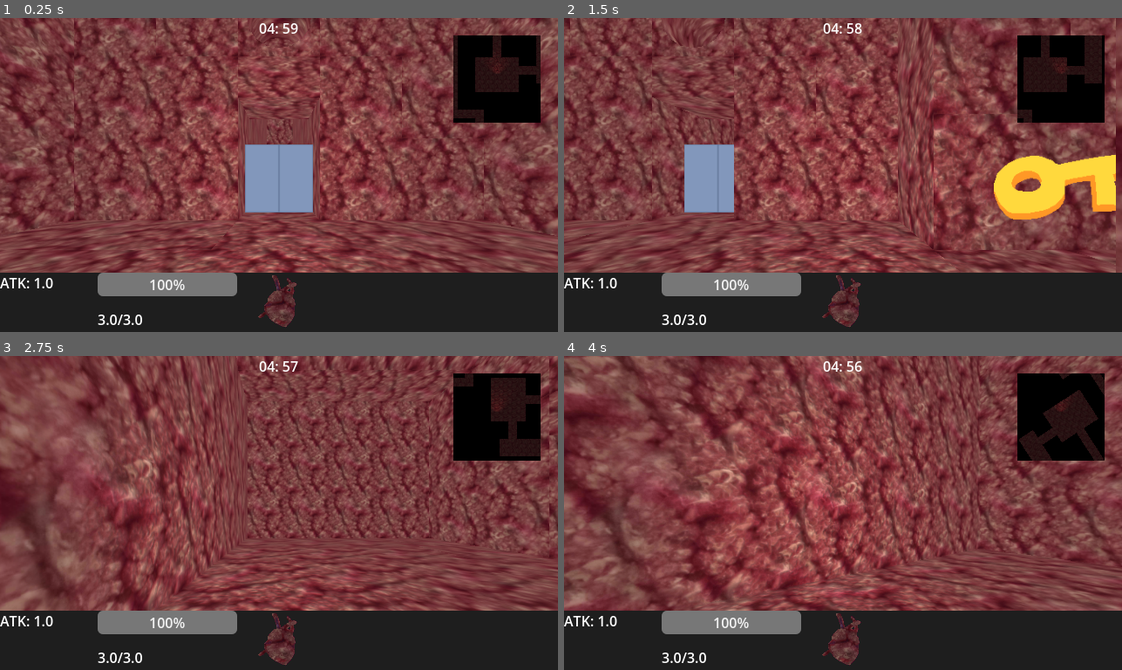
Above: before the commit, frames 1-4 (two rows, left to right).
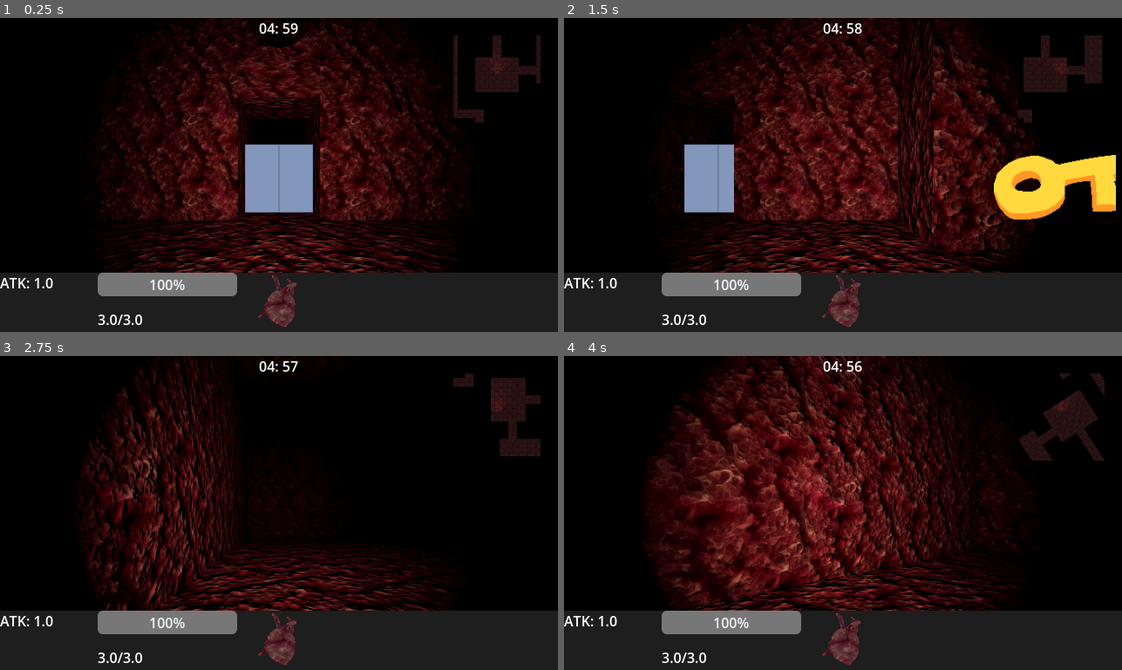
Above: after the commit, the same moments.

Repository: danielday-dev/dungeon-crawler-jam-2025
Game: Godot game, scene res://Levels/level.tscn
Same seed, same stepped clock (60 frames per second), same inputs: the game is played once before the commit and once after it.
Inputs (mouse positions are in pixels of both pictures, inside the frame that each line leads up to):
- Up to frame 1 (0.25 s): no input
- Up to frame 2 (1.5 s): tap Enter at 0.5 s; move the mouse to (608, 281) at 0.52 s; hold D (right) 0.53-1.28 s; tap Q (look_left) at 0.6 s; click (608, 281) at 0.67 s; move the mouse to (731, 319) at 1.27 s; hold S (down) from 1.28 s (still down); tap E (look_right) at 1.35 s; click (731, 319) at 1.42 s
- Up to frame 3 (2.75 s): move the mouse to (334, 443) at 2.02 s; release S (down) at 2.03 s; hold D (right) from 2.03 s (still down); tap Q (look_left) at 2.1 s
- Up to frame 4 (4 s): move the mouse to (815, 575) at 2.77 s; release D (right) at 2.78 s; hold W (up) 2.78-3.53 s; tap E (look_right) at 2.85 s; click (815, 575) at 2.92 s; move the mouse to (1010, 560) at 3.52 s; hold A (left) from 3.53 s (still down); tap Q (look_left) at 3.6 s

The runs differ from the first frame. In frame 1, 74% of the frame differs, in the area x 0-100%, y 0-82%; in frame 2, 72%; in frame 3, 77%; in frame 4, 77%.

Commit message:
fix: me.

Diff:
--- a/Assets/Interactables/Pill/pill.gd
+++ b/Assets/Interactables/Pill/pill.gd
@@ -1,6 +1,6 @@
 extends InteractableBase
 
-@export var m_item : Inventory.Item = Inventory.Item.;
+@export var m_item : Inventory.Item = Inventory.Item.NotAnItem;
 
 func interact_internal() -> void:
 	Player.s_instance.m_health = Player.s_instance.m_max_health;
--- a/Levels/level.tscn
+++ b/Levels/level.tscn
@@ -34,7 +34,6 @@
 background_mode = 1
 sky = SubResource("Sky_gtnvv")
 ambient_light_source = 2
-ambient_light_color = Color(1, 1, 1, 1)
 tonemap_mode = 2
 
 [sub_resource type="Environment" id="Environment_8a2b0"]
Not shown: 2 places in Levels/level.tscn that only renumber resources
